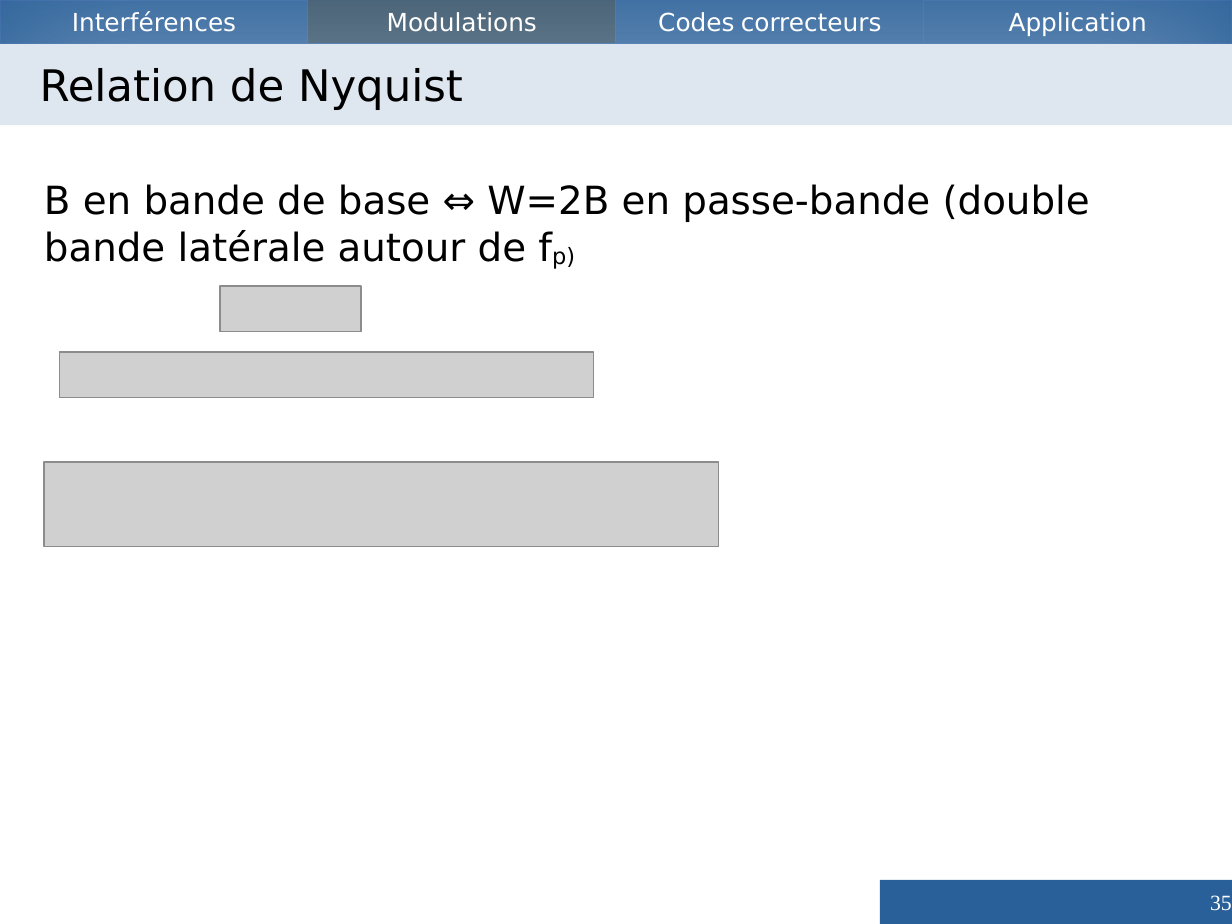
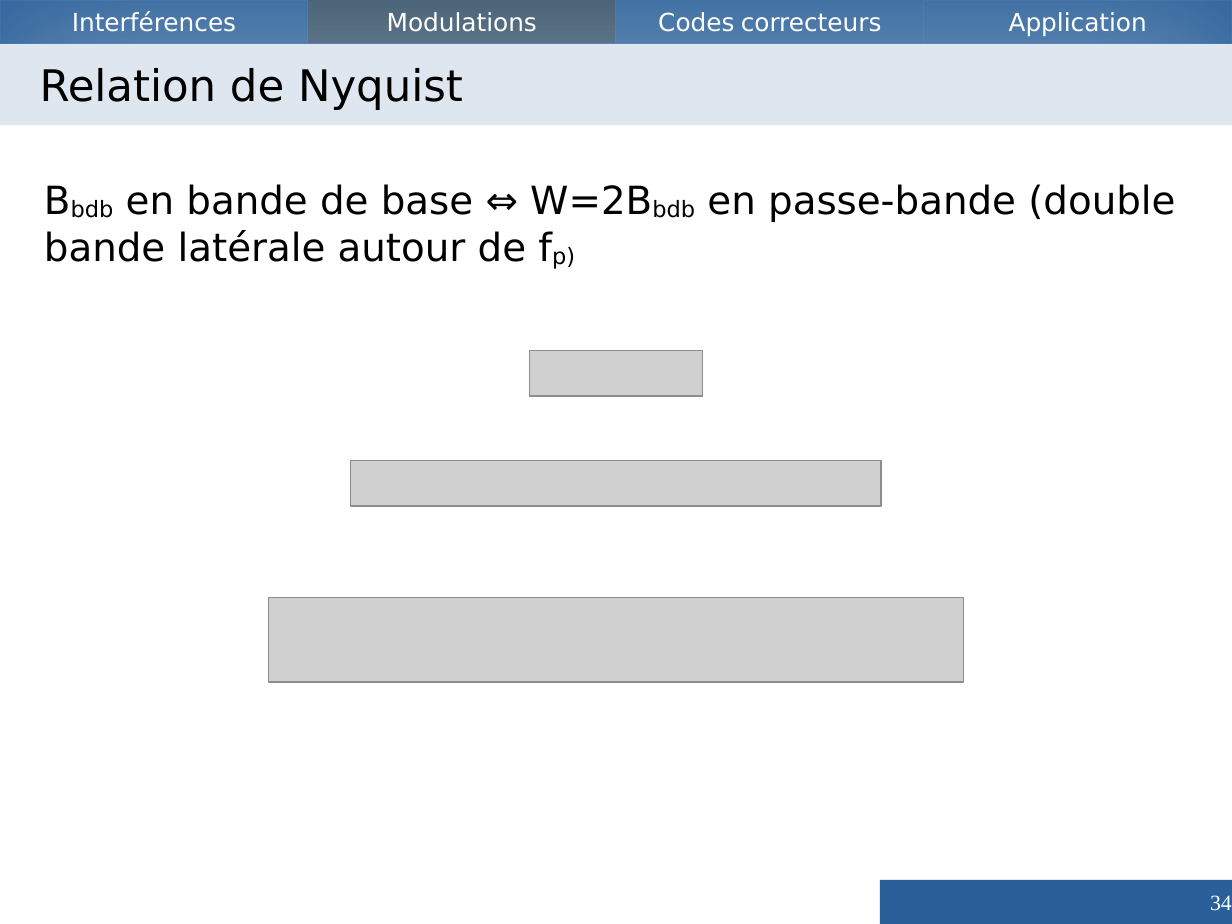
Before and after one commit to Vzrod/tipe, a slide deck: slide 34 of TIPE - Copie.odp (slide 35 before the commit). Drawn at 1232x924 pixels with LibreOffice and Linux fonts; fonts in the diff are those of the drawing; grey boxes stand for pictures. Boxes give left, top, right and bottom in pixels: in the first picture for what was removed or moved away, otherwise in the second. Text is boxed around its words. In the diff, an @@ line names an element or a change of style, - is before the commit and + after.

```diff
--- a/TIPE - Copie.odp
+++ b/TIPE - Copie.odp
@@ text at (44, 184, 1175, 262): text changed @@
-B en bande de base ⇔ W=2B en passe-bande (double bande latérale autour de fp)
+Bbdb en bande de base ⇔ W=2Bbdb en passe-bande (double bande latérale autour de fp)
@@ picture: place and size @@
-picture at (60, 352, 595, 398)
+picture at (530, 351, 703, 397)
@@ picture: place and size @@
-picture at (44, 462, 718, 546)
+picture at (351, 461, 881, 506)
@@ picture: place and size @@
-picture at (220, 286, 361, 332)
+picture at (268, 598, 965, 682)
@@ page number at (1210, 895, 1232, 910): text changed @@
-35
+34
```
Also in this commit, not shown: 18 other slides changed, 1 slide removed, 5 other files.
